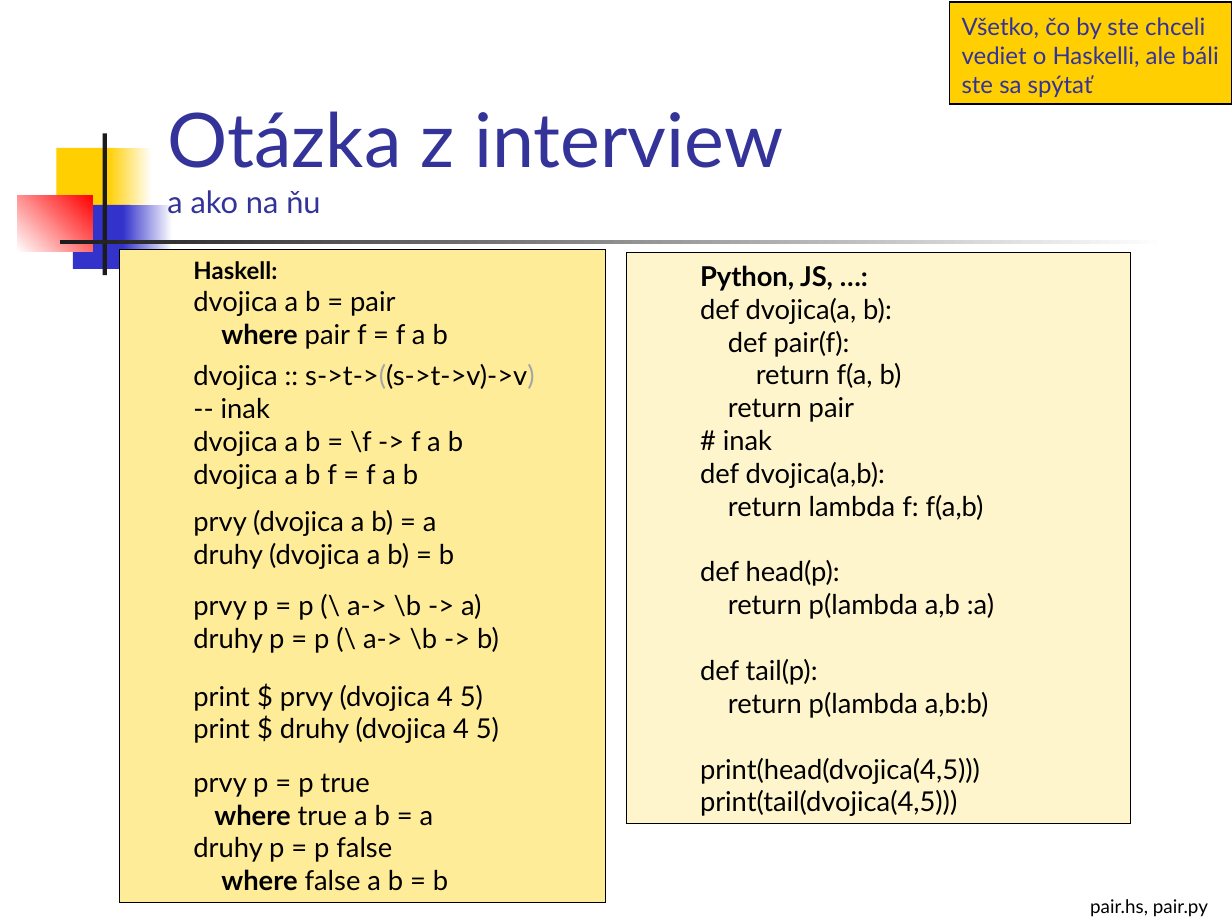
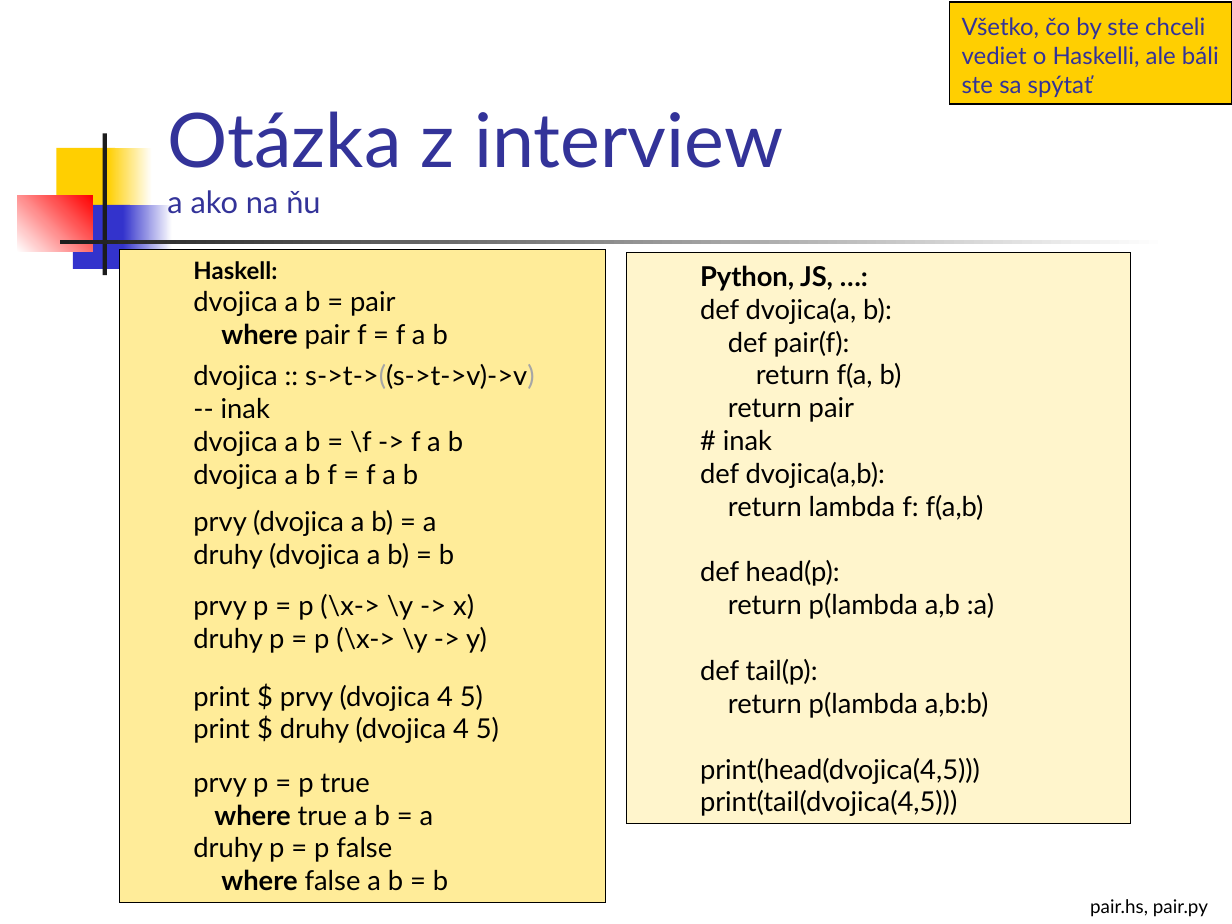
Before and after one commit to Funkcionalne/Prednasky, a slide deck: slide 10 of 02/02_fpro.ppt. Drawn at 1232x924 pixels with LibreOffice and Linux fonts; fonts in the diff are those of the drawing. Boxes give left, top, right and bottom in pixels: in the first picture for what was removed or moved away, otherwise in the second. Text is boxed around its words. In the diff, an @@ line names an element or a change of style, - is before the commit and + after.

```diff
--- a/02/02_fpro.ppt
+++ b/02/02_fpro.ppt
@@ text in rectangle at [193,594,487,653]: text changed @@
-  prvy p = p (\ a-> \b -> a)
-  druhy p = p (\ a-> \b -> b)
+  prvy p = p (\x-> \y -> x)
+  druhy p = p (\x-> \y -> y)
```
Also in this commit, not shown: 2 other files.
